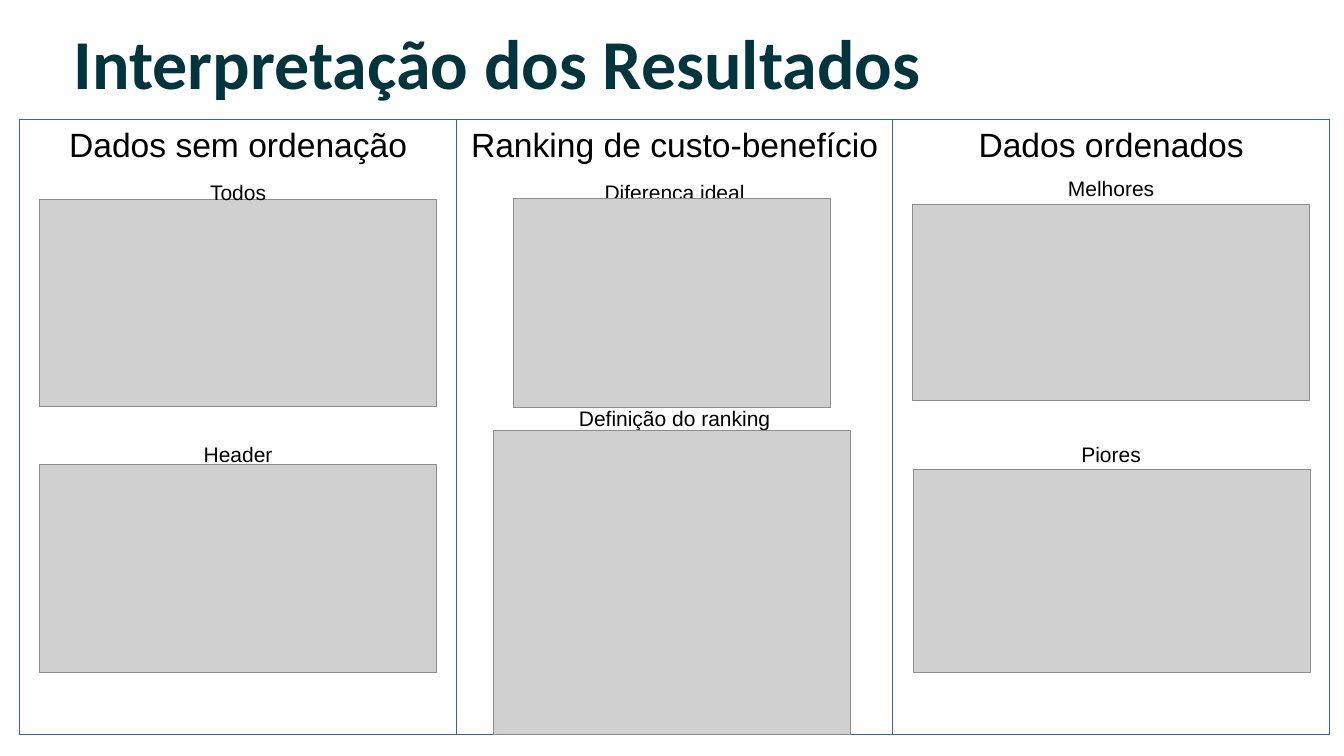
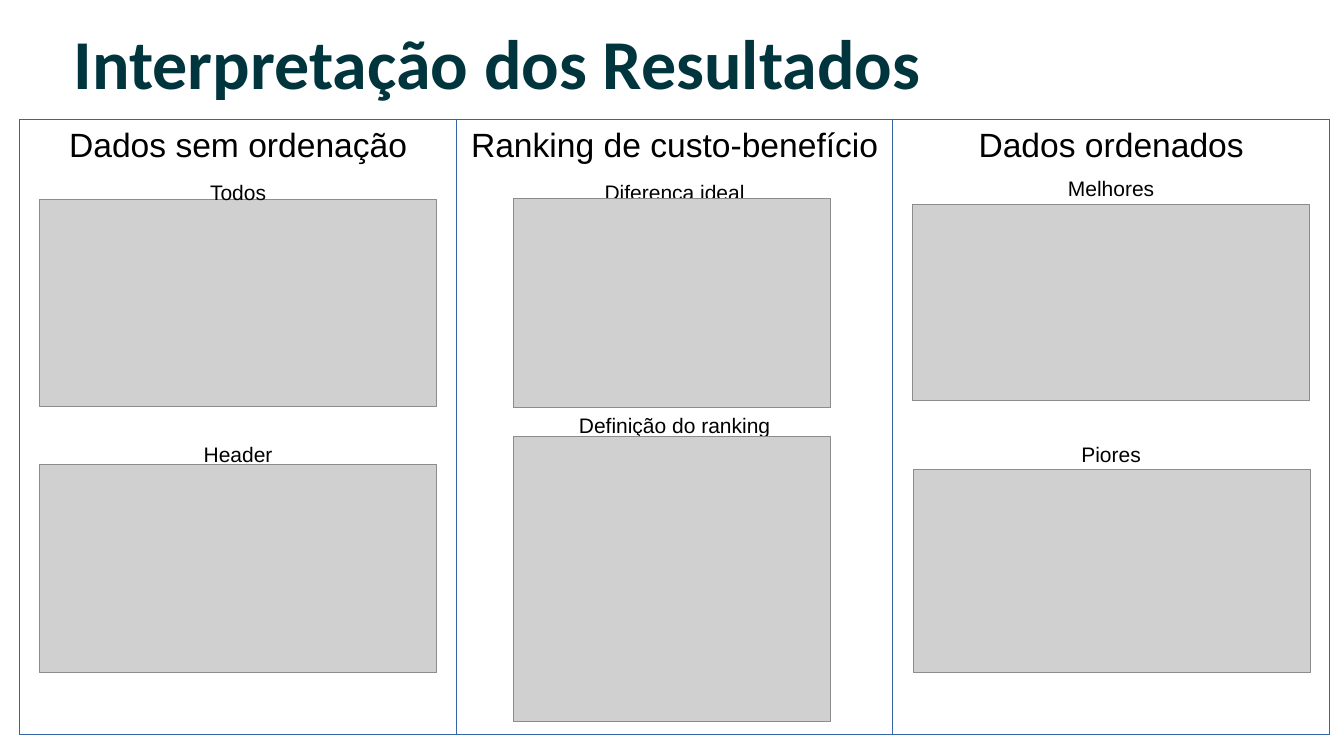
Before and after one commit to frlsouza/pmv_tcc_airbnb, a slide deck: slide 9 of Slides - Fabio Rafael - Ciência de Dados e Big Data.odp. Drawn at 1344x756 pixels with LibreOffice and Linux fonts; fonts in the diff are those of the drawing; grey boxes stand for pictures; background and template pictures are left out. Boxes give left, top, right and bottom in pixels: in the first picture for what was removed or moved away, otherwise in the second. Text is boxed around its words. In the diff, an @@ line names an element or a change of style, - is before the commit and + after.

Commit message:
Ajuste na imagem do ranking, no tcc e no slide.

```diff
--- a/Slides - Fabio Rafael - Ciência de Dados e Big Data.odp
+++ b/Slides - Fabio Rafael - Ciência de Dados e Big Data.odp
@@ text "Definição do ranking": place and size @@
-text "Definição do ranking" at bbox=[579, 410, 770, 431]
+text "Definição do ranking" at bbox=[579, 417, 770, 438]
@@ picture: place and size @@
-picture at bbox=[493, 431, 851, 734]
+picture at bbox=[513, 437, 831, 722]
```
Also in this commit, not shown: 3 other files.
